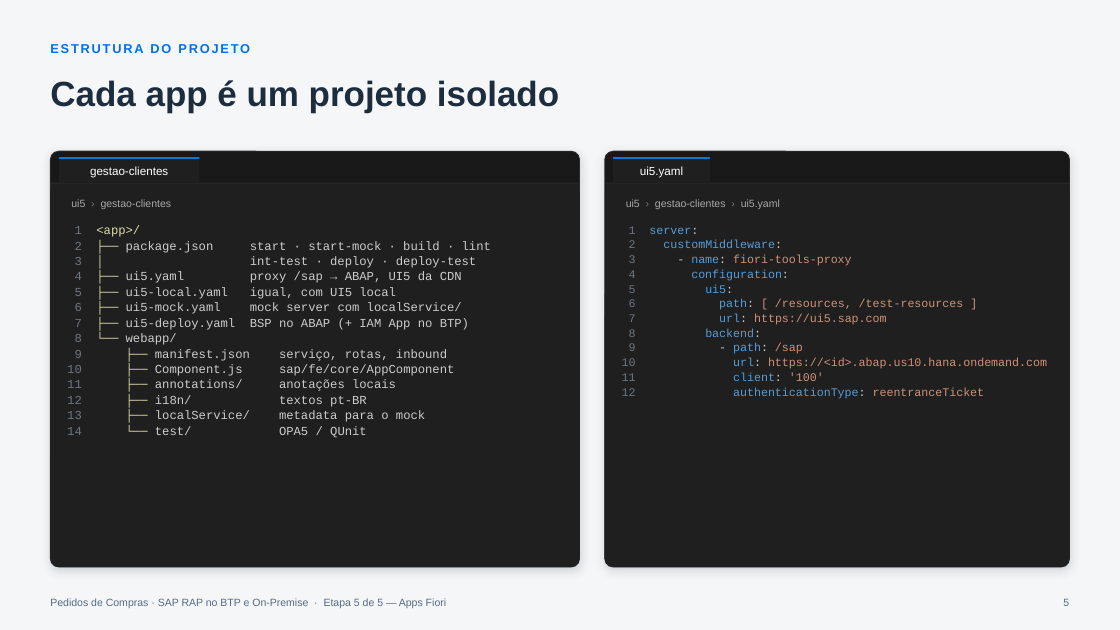
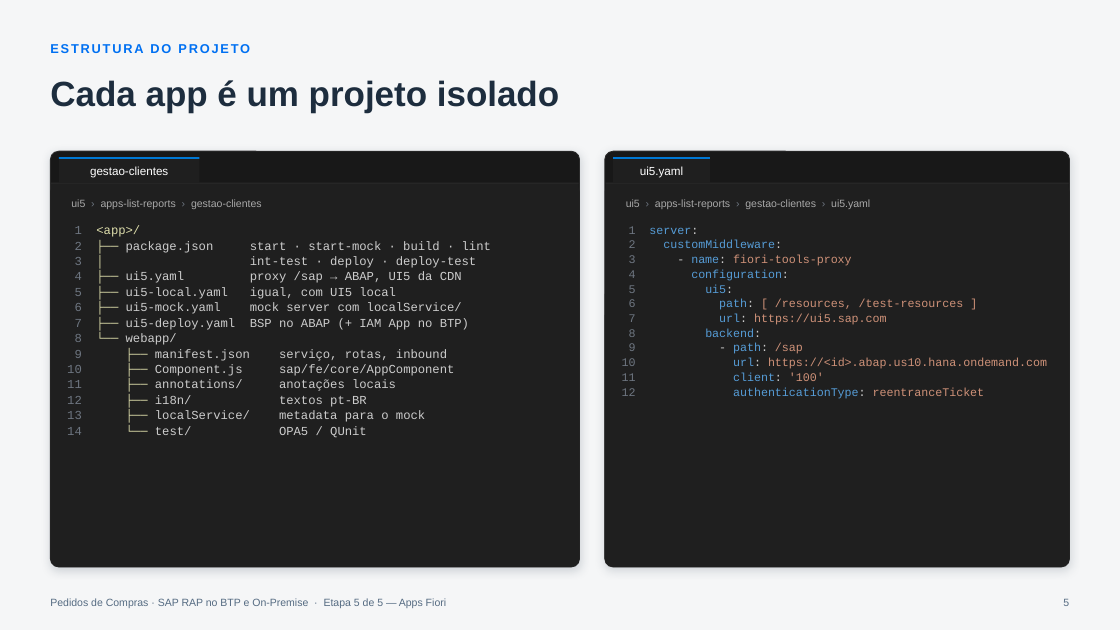
Before and after one commit to AdrianoBispo/sap-abap-rap-pedidos-de-compras-app, a slide deck: slide 5 of docs/apresentacoes/05-apps-fiori.pptx. Drawn at 1120x630 pixels with LibreOffice and Linux fonts; fonts in the diff are those of the drawing. Boxes give left, top, right and bottom in pixels: in the first picture for what was removed or moved away, otherwise in the second. Text is boxed around its words. In the diff, an @@ line names an element or a change of style, - is before the commit and + after.

```diff
--- a/docs/apresentacoes/05-apps-fiori.pptx
+++ b/docs/apresentacoes/05-apps-fiori.pptx
@@ text at [71,199,262,209]: text changed @@
-ui5 › gestao-clientes
+ui5 › apps-list-reports › gestao-clientes
@@ text at [626,199,870,209]: text changed @@
-ui5 › gestao-clientes › ui5.yaml
+ui5 › apps-list-reports › gestao-clientes › ui5.yaml
```
Also in this commit, not shown: 12 other slides changed, 2 other files.
